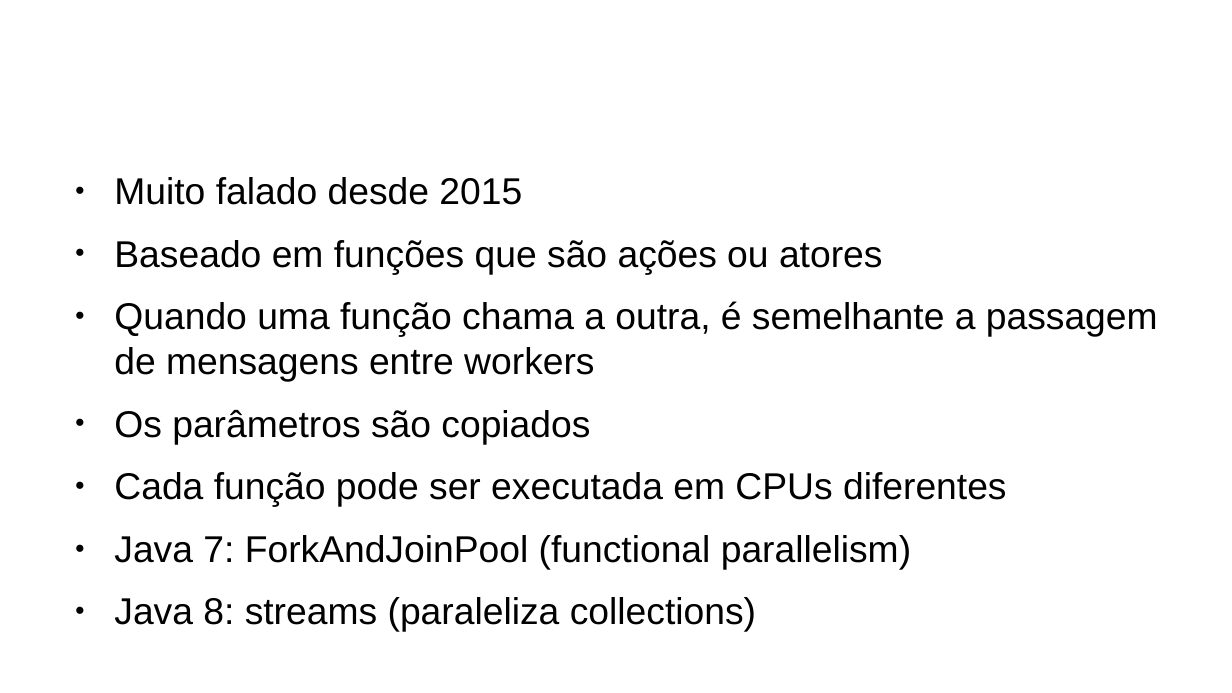
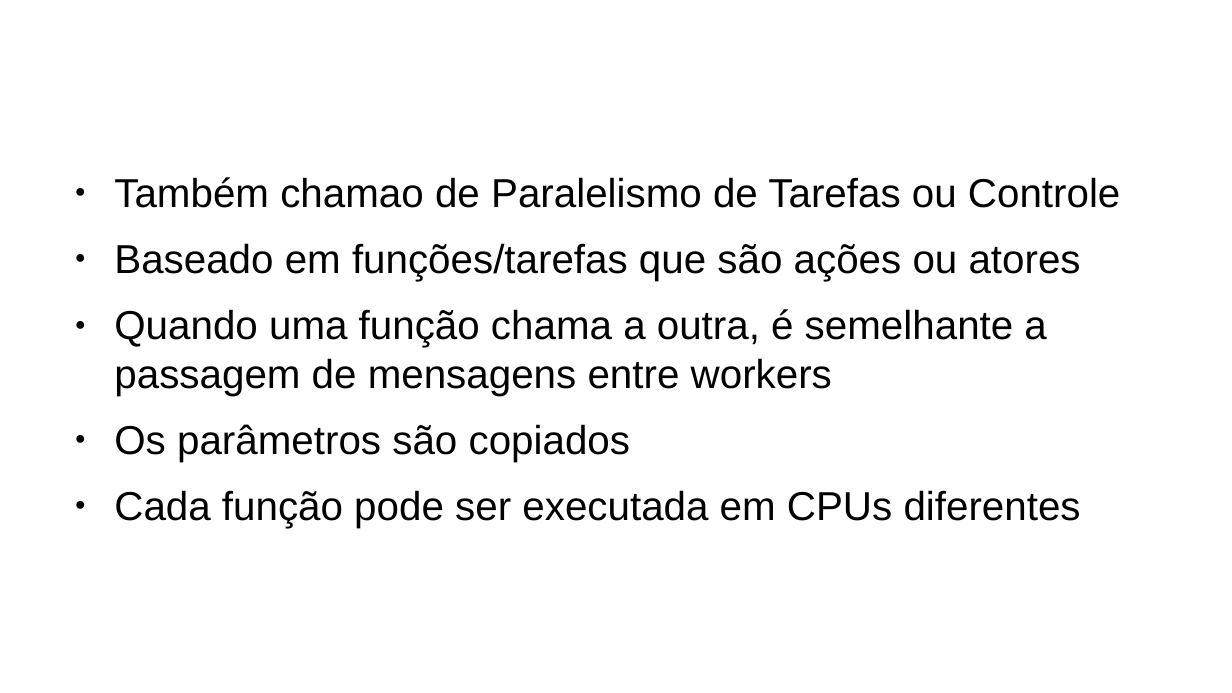
Before and after one commit to jeffersoncarvalho/DSC-2020_1, a slide deck: slide 23 of slides/tutorial/aula02.odp. Drawn at 1232x693 pixels with LibreOffice and Linux fonts; fonts in the diff are those of the drawing; background and template pictures are left out. Boxes give left, top, right and bottom in pixels: in the first picture for what was removed or moved away, otherwise in the second. Text is boxed around its words. In the diff, an @@ line names an element or a change of style, - is before the commit and + after.

```diff
--- a/slides/tutorial/aula02.odp
+++ b/slides/tutorial/aula02.odp
@@ text at (114,177,1120,281): text changed; size 24.1 to 26 pt @@
-● Muito falado desde 2015
-● Baseado em funções que são ações ou atores
+● Também chamao de Paralelismo de Tarefas ou Controle
+● Baseado em funções/tarefas que são ações ou atores
@@ text at (114,309,1081,528): size 24.1 to 26 pt in "Quando uma função chama a outra, é ...", "Os parâmetros são copiados", "Cada função pode ser executada em CPUs ..." @@
@@ text at (114,535,911,632): paragraphs removed @@
-● Java 7: ForkAndJoinPool (functional parallelism)
-● Java 8: streams (paraleliza collections)
```
Also in this commit, not shown: 1 other slide changed, 1 slide added, 5 other files.
